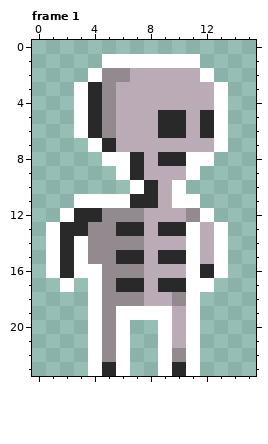
A pixel-art file gets an edit: Assets/Sprites/skeleton.aseprite. That is the earlier state.
16x24 pixels, 1 frame. Shown: frame 1. The commit also changed other frames, which this record leaves out.
The result:
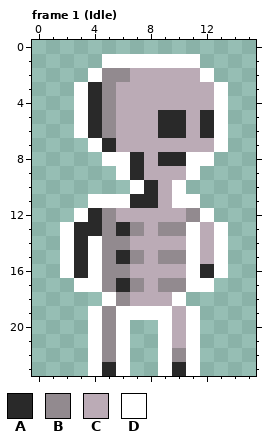
Palette (. is transparent): A #292929  B #928a8f  C #bbabb6  D #ffffff
The exact change:
Frame 1 (Idle):
The author changed colour B to colour A in row 13 at x 4.
The author changed colour D to colour A in rows 14 to 16 at x 3.
The author changed colour A to colour B in row 13 at x 7 and 9 to 10; in row 15 at x 7 and 9 to 10; in row 17 at x 7 and 9 to 10.
The author changed colour B to colour C in row 12 at x 6 to 7; in row 14 at x 7; in row 16 at x 7; in row 18 at x 7.
Colour D now appears in row 17 at x 3.
The author changed colour A to colour D in row 12 at x 3; in rows 13 to 16 at x 2.
The author changed colour B to colour D in rows 14 to 15 at x 4; in row 18 at x 5 and 10.
The author cleared colour D in row 11 at x 3; in row 12 at x 2; in rows 13 to 16 at x 1; in row 17 at x 2; in row 18 at x 4 and 11.
Changed places in both pictures, as pixel boxes (x1, y1, x2, y2):
changed: (46, 194, 200, 306)
